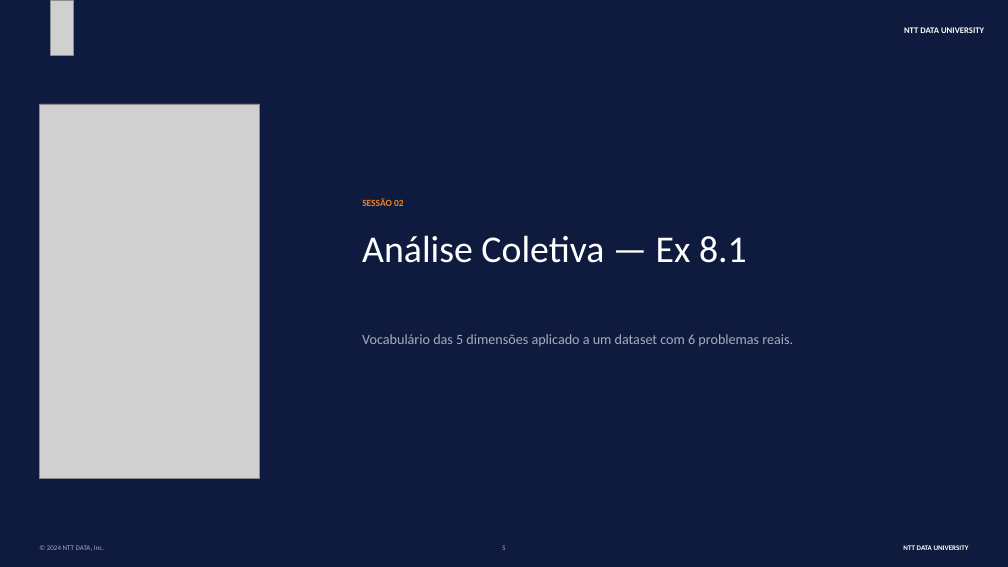
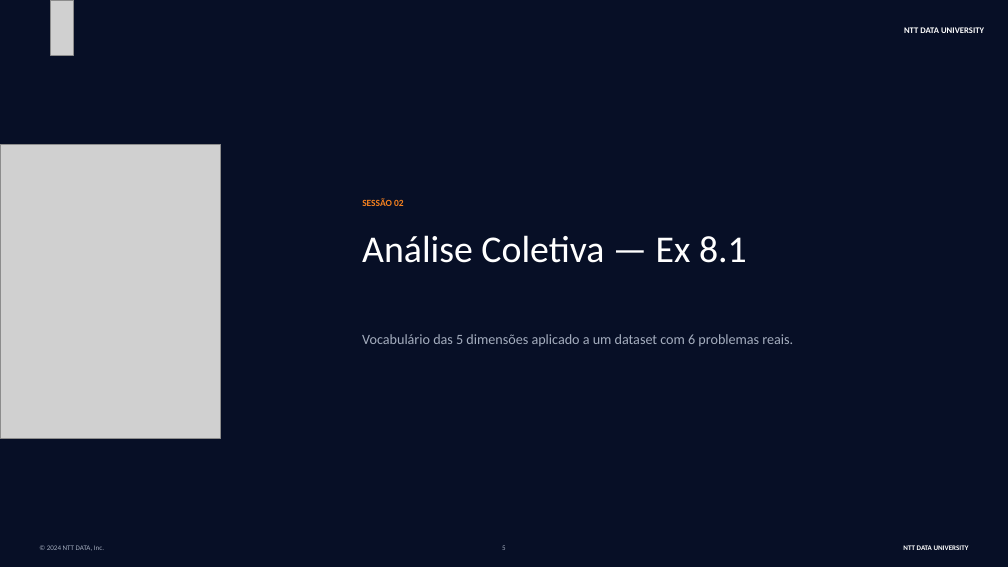
Before and after one commit to devdiasbr/upskilling-engenharia-dados, a slide deck: slide 5 of modulos/08-qualidade-observabilidade/sessao-ao-vivo-qualidade-observabilidade.pptx. Drawn at 1008x567 pixels with LibreOffice and Linux fonts; fonts in the diff are those of the drawing; grey boxes stand for pictures. Boxes give left, top, right and bottom in pixels: in the first picture for what was removed or moved away, otherwise in the second. Text is boxed around its words. In the diff, an @@ line names an element or a change of style, - is before the commit and + after.

```diff
--- a/modulos/08-qualidade-observabilidade/sessao-ao-vivo-qualidade-observabilidade.pptx
+++ b/modulos/08-qualidade-observabilidade/sessao-ao-vivo-qualidade-observabilidade.pptx
@@ background #0E1B3E to #070F26 @@
@@ picture: place and size @@
-picture at box(39, 104, 260, 479)
+picture at box(0, 144, 221, 439)
```
Also in this commit, not shown: 14 other slides changed, 8 other files.
